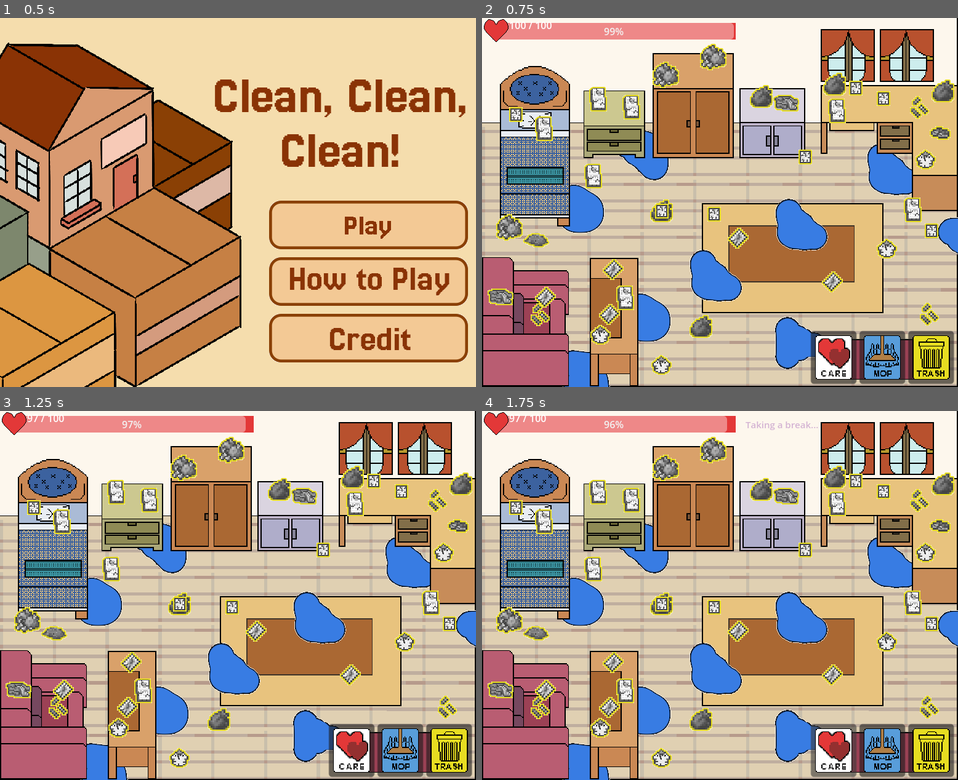
Above: before the commit, frames 1-4 (two rows, left to right).
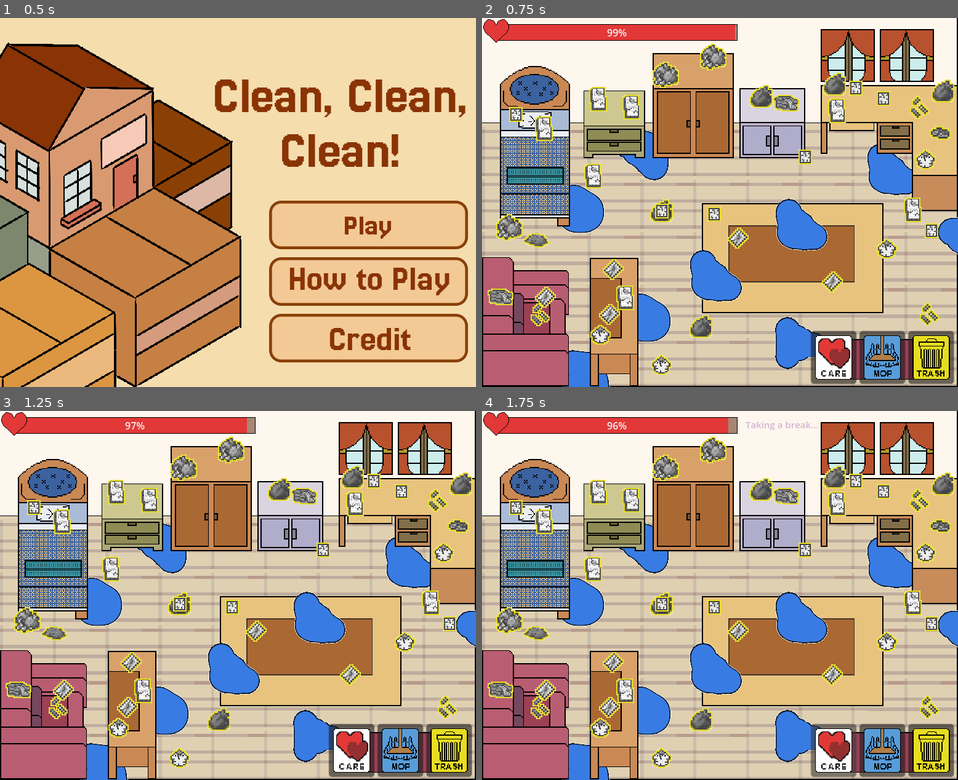
Above: after the commit, the same moments.

Repository: mistlmxstl/Beyond-Game-Jam
Game: Godot game, scene res://Levels/Main_menu.tscn
The game is run twice, just before and just after one commit, with the same random seed, the same clock (stepped at 60 frames per second) and the same inputs.
Inputs (mouse positions are in pixels of both pictures, inside the frame that each line leads up to):
- Up to frame 1 (0.5 s): no input
- Up to frame 2 (0.75 s): click (848, 224) at 0.5 s
- Up to frame 3 (1.25 s): no input
- Up to frame 4 (1.75 s): click (834, 750) at 1.25 s

Frame 1 is identical in both runs. In frame 2, 2.4% of the frame differs, in the area x 0-54%, y 0-7%; in frame 3, 2.4%; in frame 4, 2.4%.

Commit message:
Modified care bar and removed trial label

Diff:
--- a/Levels/level 1.tscn
+++ b/Levels/level 1.tscn
@@ -10,11 +10,22 @@
 [ext_resource type="Texture2D" uid="uid://1ll0o2l4sd0x" path="res://Assets/UI/Mop button.png" id="6_bu6x3"]
 [ext_resource type="PackedScene" uid="uid://dk7x2i6d6ckl5" path="res://Assets/Water/Water.tscn" id="7_bu6x3"]
 [ext_resource type="Texture2D" uid="uid://pjphrxf48qh1" path="res://Assets/UI/Heart (full).png" id="10_365w1"]
-[ext_resource type="Script" uid="uid://dp3pe4a045d8p" path="res://Levels/care_popup.gd" id="11_n48tk"]
-[ext_resource type="Script" uid="uid://dsyt1ym73de5v" path="res://Levels/game_over_panel.gd" id="12_qfol3"]
-[ext_resource type="Script" uid="uid://q02ixgdtuiaa" path="res://Levels/level_complete_panel.gd" id="13_01go3"]
+[ext_resource type="Script" path="res://Levels/care_popup.gd" id="11_n48tk"]
+[ext_resource type="Script" path="res://Levels/game_over_panel.gd" id="12_qfol3"]
+[ext_resource type="Script" path="res://Levels/level_complete_panel.gd" id="13_01go3"]
 
 [sub_resource type="StyleBoxFlat" id="StyleBoxFlat_n48tk"]
+bg_color = Color(0.64929366, 0.53113973, 0.4508716, 1)
+border_width_left = 1
+border_width_top = 1
+border_width_right = 1
+border_width_bottom = 1
+border_color = Color(0, 0, 0, 1)
+expand_margin_top = 1.0
+expand_margin_right = 1.0
+expand_margin_bottom = 1.0
+
+[sub_resource type="StyleBoxFlat" id="StyleBoxFlat_01go3"]
 bg_color = Color(0.8901961, 0.21960784, 0.21960784, 1)
 
 [node name="Level 1" type="Node2D" unique_id=740281537]
@@ -269,24 +280,22 @@
 horizontal_alignment = 1
 
 [node name="CareBar" type="ProgressBar" parent="CanvasLayer" unique_id=833040366]
-offset_left = 17.0
-offset_top = 8.0
-offset_right = 412.0
-offset_bottom = 35.0
+offset_left = 25.0
+offset_top = 11.0
+offset_right = 414.0
+offset_bottom = 36.0
 theme_override_styles/background = SubResource("StyleBoxFlat_n48tk")
+theme_override_styles/fill = SubResource("StyleBoxFlat_01go3")
 value = 100.0
 
 [node name="Heart(full)" type="Sprite2D" parent="CanvasLayer/CareBar" unique_id=1352826630]
 z_index = 31
-position = Vector2(6, 13)
+position = Vector2(-1.9999995, 10)
+scale = Vector2(1.0405405, 1.0405406)
 texture = ExtResource("10_365w1")
 
-[node name="CareLabel" type="Label" parent="CanvasLayer" unique_id=894058356]
+[node name="DistortionOverlay" type="ColorRect" parent="CanvasLayer" unique_id=1317681800]
 visible = false
-offset_right = 40.0
-offset_bottom = 23.0
-
-[node name="DistortionOverlay" type="ColorRect" parent="CanvasLayer" unique_id=1317681800]
 anchors_preset = 15
 anchor_right = 1.0
 anchor_bottom = 1.0
--- a/Script/level_1.gd
+++ b/Script/level_1.gd
@@ -3,7 +3,6 @@
 @onready var game_manager: Node = %GameManager
 @onready var tool_notification: Label = $CanvasLayer/ToolNotification
 @onready var care_bar: ProgressBar = $CanvasLayer/CareBar
-@onready var care_label: Label = $CanvasLayer/CareLabel
 @onready var distortion_overlay: ColorRect = $CanvasLayer/DistortionOverlay
 @onready var care_popup: CarePopup = $CanvasLayer/CarePopup
 @onready var game_over_panel: GameOverPanel = $CanvasLayer/GameOverPanel
@@ -55,7 +54,6 @@
 
 	tool_notification.visible = true
 	care_bar.visible = true
-	care_label.visible = true
 
 	distortion_overlay.mouse_filter = Control.MOUSE_FILTER_IGNORE
 
@@ -154,7 +152,6 @@
 
 	tool_notification.visible = false
 	care_bar.visible = false
-	care_label.visible = false
 
 	if level_complete_panel != null:
 		level_complete_panel.show_panel()
@@ -168,7 +165,6 @@
 func _on_care_changed(current_care: float, max_care: float, distortion_strength: float, chaos_strength: float) -> void:
 	care_bar.max_value = max_care
 	care_bar.value = current_care
-	care_label.text = "Care: " + str(int(ceil(current_care))) + " / " + str(int(max_care))
 
 	var alpha: float = distortion_strength * 0.35
 	var red: float = 0.2 + chaos_strength * 0.4
@@ -277,7 +273,6 @@
 
 	tool_notification.visible = false
 	care_bar.visible = false
-	care_label.visible = false
 	distortion_overlay.color = Color(0.35, 0.0, 0.0, 0.45)
 
 	if game_over_panel != null:
